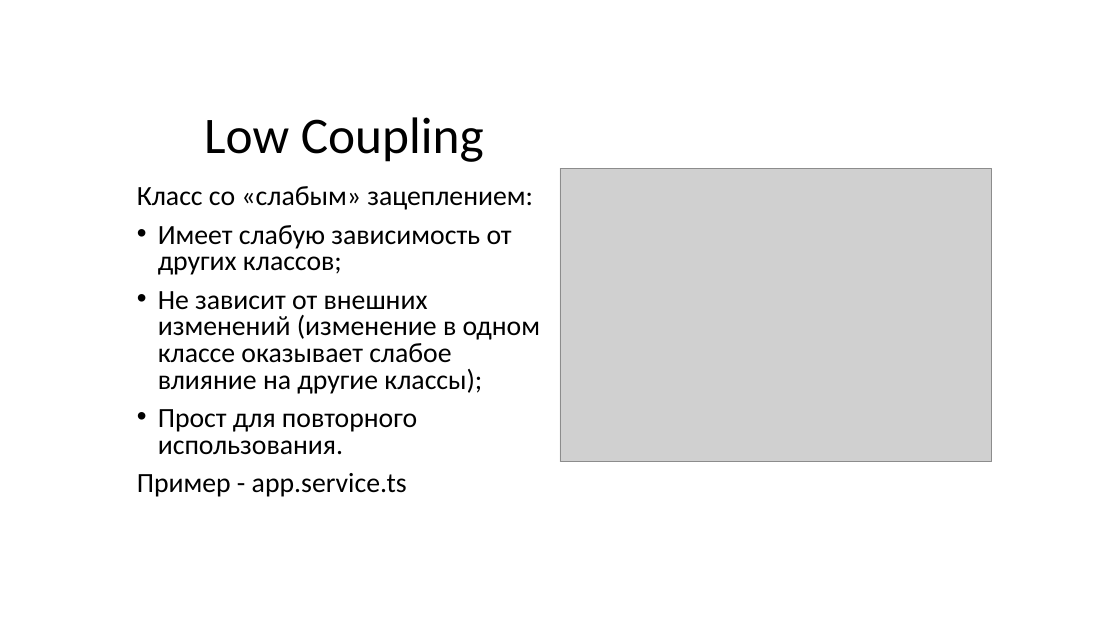
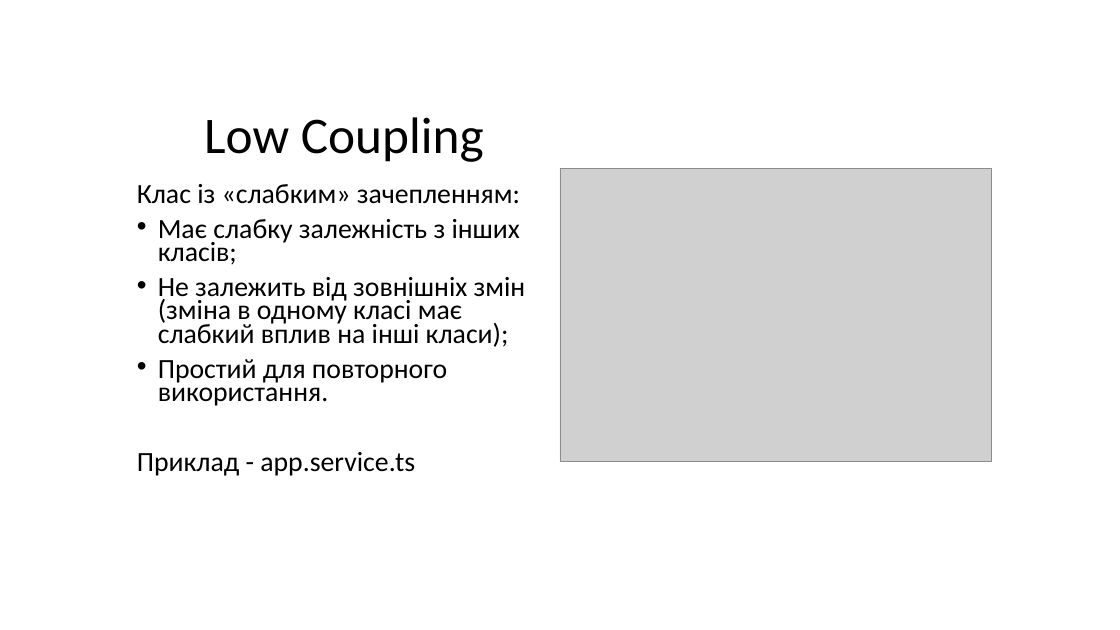
Before and after one commit to Nerdan0/KPOP2021, a slide deck: slide 4 of Lab8/Лаб8.pptx. Drawn at 1120x630 pixels with LibreOffice and Linux fonts; fonts in the diff are those of the drawing; grey boxes stand for pictures; background and template pictures are left out. Boxes give left, top, right and bottom in pixels: in the first picture for what was removed or moved away, otherwise in the second. Text is boxed around its words. In the diff, an @@ line names an element or a change of style, - is before the commit and + after.

```diff
--- a/Lab8/Лаб8.pptx
+++ b/Lab8/Лаб8.pptx
@@ text at [137,184,526,476]: text changed @@
-Класс со «слабым» зацеплением:
-• Имеет слабую зависимость от других классов;
-• Не зависит от внешних изменений (изменение в одном классе оказывает слабое влияние на другие классы);
-• Прост для повторного использования.
-Пример - app.service.ts
+Клас із «слабким» зачепленням:
+• Має слабку залежність з інших класів;
+• Не залежить від зовнішніх змін (зміна в одному класі має слабкий вплив на інші класи);
+• Простий для повторного використання.
+Приклад - app.service.ts
```
Also in this commit, not shown: 4 other slides changed, 1 other file.
